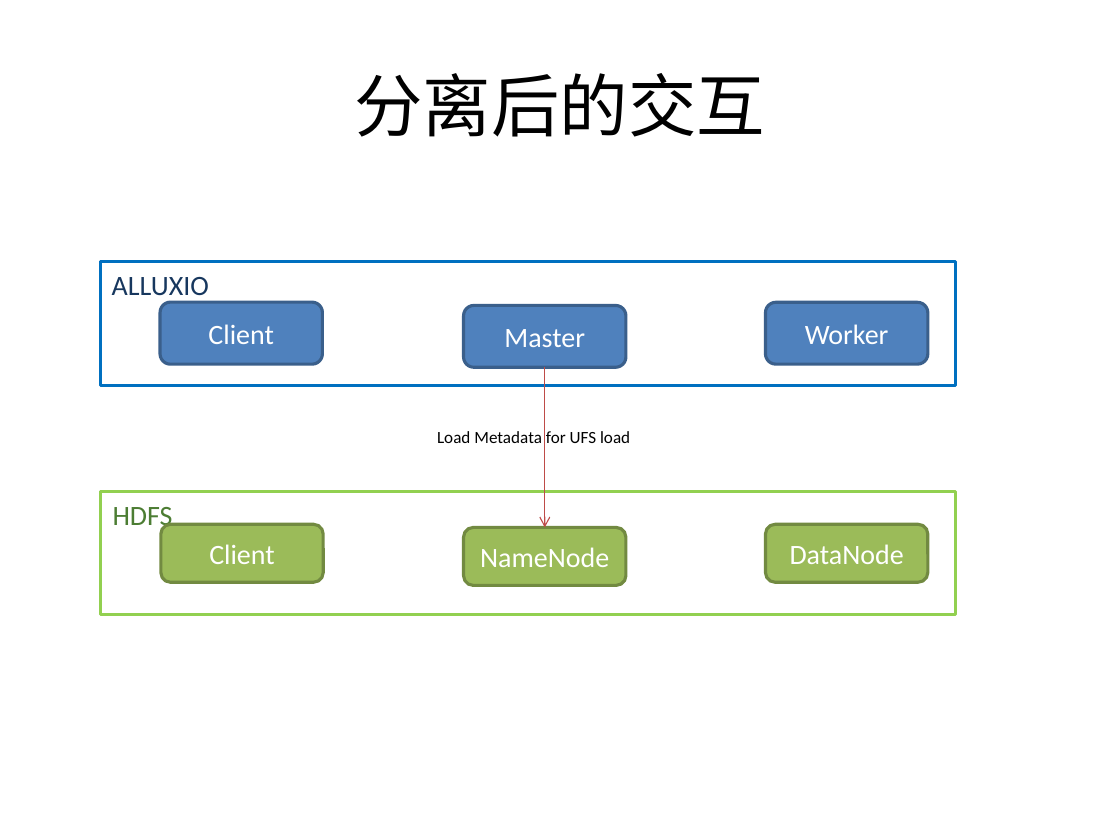
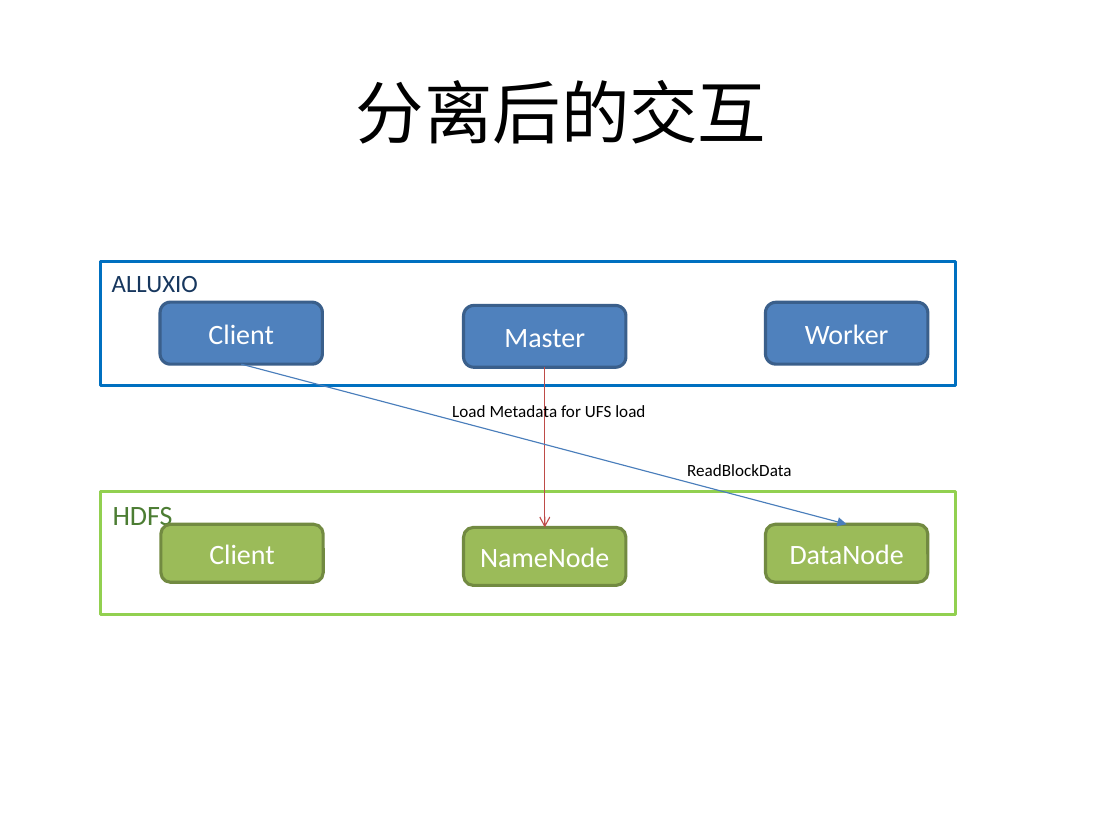
Before and after one commit to Jason0812/doc, a slide deck: slide 5 of alluxio/ArC.pptx. Drawn at 1120x840 pixels with LibreOffice and Linux fonts; fonts in the diff are those of the drawing. Boxes give left, top, right and bottom in pixels: in the first picture for what was removed or moved away, otherwise in the second. Text is boxed around its words. In the diff, an @@ line names an element or a change of style, - is before the commit and + after.

```diff
--- a/alluxio/ArC.pptx
+++ b/alluxio/ArC.pptx
@@ title "分离后的交互": place and size @@
-title "分离后的交互" at bbox=[354, 73, 765, 137]
+title "分离后的交互" at bbox=[356, 80, 767, 144]
@@ text "ALLUXIO" at bbox=[112, 276, 198, 292]: size 18 to 16 pt @@
@@ arrow added from (241, 364) to (847, 524), #4B7EBC 0.75 pt @@
@@ text "Load Metadata for UFS load" rewrapped from bbox=[437, 431, 630, 443] to bbox=[452, 403, 645, 422] @@
@@ text added at bbox=[687, 464, 791, 476], 11 pt, text #000000 @@
+ReadBlockData
```
Also in this commit, not shown: 1 other slide changed, 6 other files.
